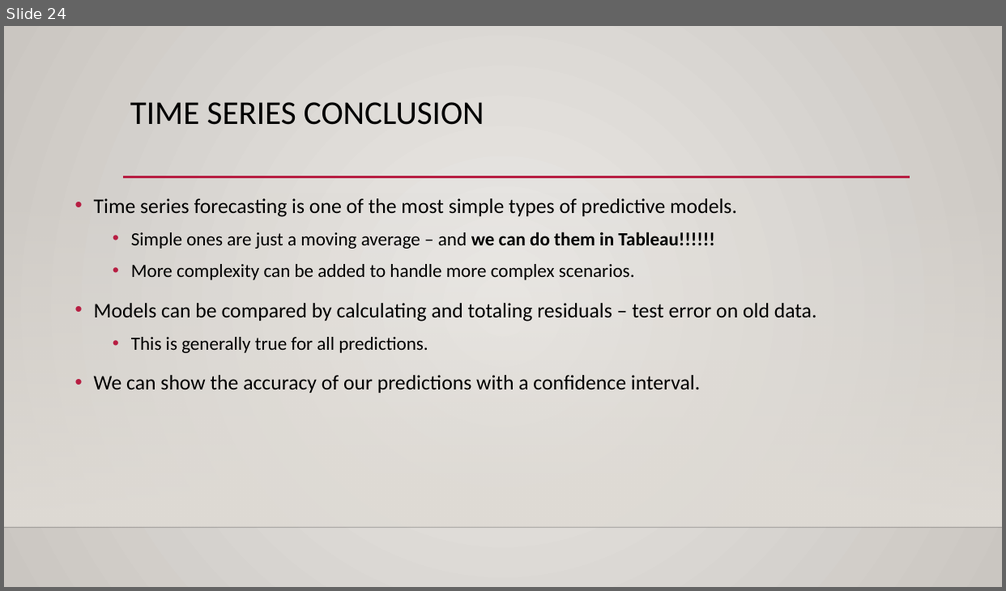
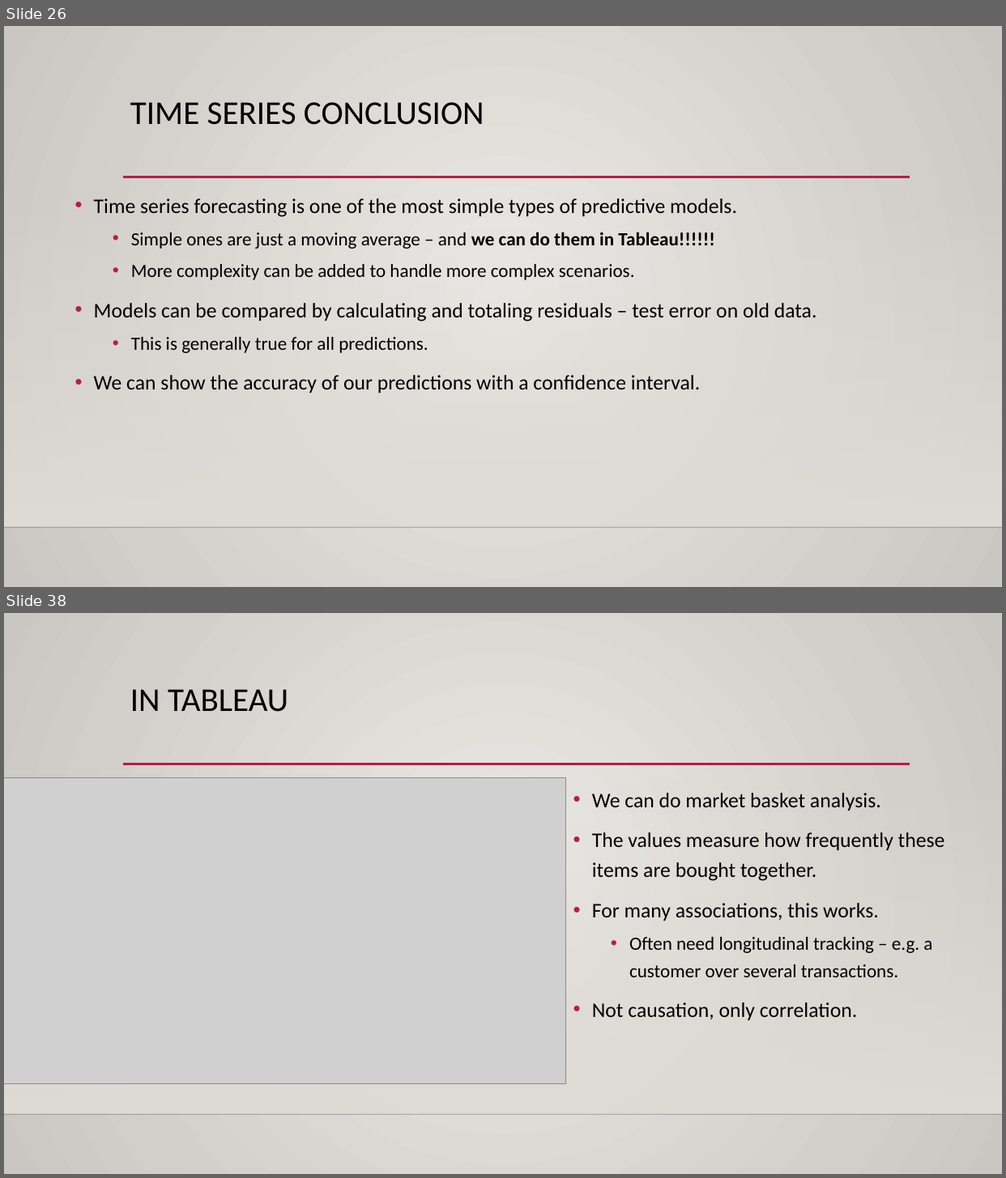
Before and after one commit to AkeemSemper/ml_datasets, a slide deck: slides/TimeSeries.pptx. Shown one above the other, each under a label of ours: slide 24 before the commit, slides 26 and 38 after it; the slides between them are not shown. The pictures are 1006x591 and 1006x1178 pixels, drawn with LibreOffice and Linux fonts; fonts in the diff are those of the drawing; grey boxes stand for pictures; background and template pictures are left out. Boxes give left, top, right and bottom in pixels: in the first picture for what was removed or moved away, otherwise in the second. Text is boxed around its words. In the diff, an @@ line names an element or a change of style, - is before the commit and + after.

```diff
--- a/slides/TimeSeries.pptx
+++ b/slides/TimeSeries.pptx
@@ slide 38 added at bbox=[4, 613, 1002, 1174], background gradient #ECEAE7 to #CAC7C1; not listed: 3 template elements that a slide beside it also shows @@
@@ title added at bbox=[130, 689, 288, 712], 32 pt, text #000000 @@
+IN TABLEAU
@@ picture added at bbox=[4, 777, 566, 1084] @@
@@ text added at bbox=[592, 793, 945, 1020], 20 pt, text #000000 @@
+• We can do market basket analysis.
+• The values measure how frequently these items are bought together.
+• For many associations, this works.
+  • Often need longitudinal tracking – e.g. a customer over several transactions.
+• Not causation, only correlation.
@@ what was slide 24 is now slide 26 @@
```
Also in this commit, not shown: 1 slide changed, 15 other slides added, 1 slide removed, 1 other file.
